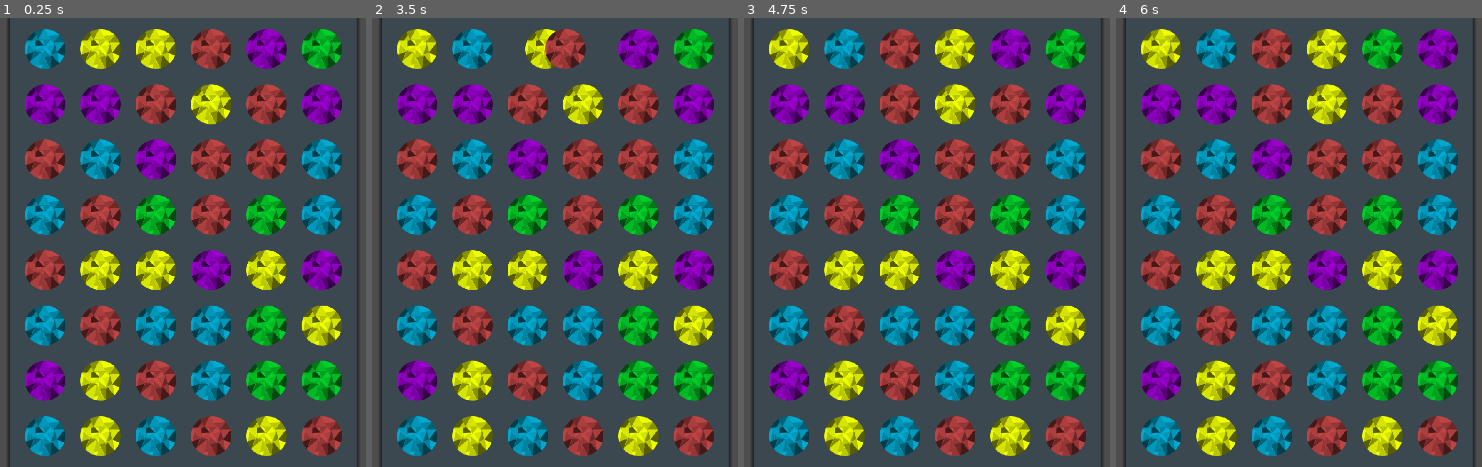
Above: before the commit, frames 1-4 (left to right).
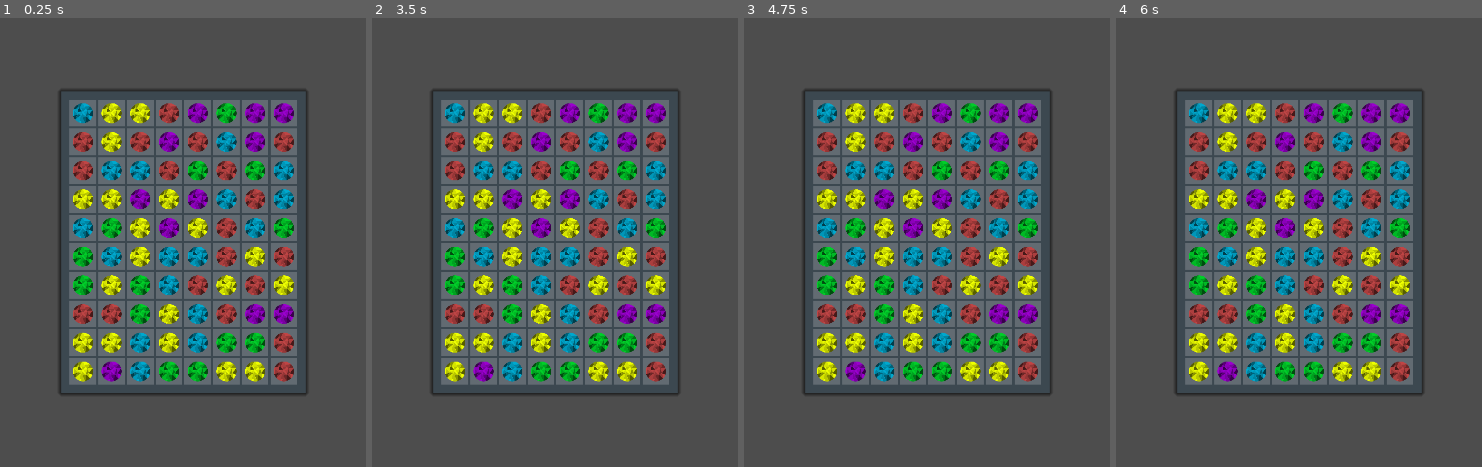
Above: after the commit, the same moments.

Repository: kuma-gee/holo-crush
Game: Godot game, scene res://src/game.tscn
The game is run twice, just before and just after one commit, with the same random seed, the same clock (stepped at 60 frames per second) and the same inputs. The engine's default icon, where the game draws it, is replaced by a stand-in: a white triangle on a blue panel in a dark square.
Inputs (mouse positions are in pixels of both pictures, inside the frame that each line leads up to):
- Up to frame 1 (0.25 s): no input
- Up to frame 2 (3.5 s): tap Enter at 0.5, 2.75 s; drag from (415, 49) to (635, 143) at 0.52 s; drag from (470, 49) to (514, 332) at 1.27 s; tap Space at 2 s; move the mouse to (529, 49) at 2.02 s; tap Alt at 2.1 s; click (529, 49) at 2.17 s; drag from (584, 49) to (outside the picture) at 2.77 s
- Up to frame 3 (4.75 s): drag from (1011, 49) to (967, 242) at 3.52 s; tap Space at 4.25 s; drag from (1066, 49) to (806, 130) at 4.27 s
- Up to frame 4 (6 s): move the mouse to (1159, 103) at 5.02 s; tap Alt at 5.1 s; click (1159, 103) at 5.17 s; tap Enter at 5.75 s; drag from (1214, 103) to (1137, 264) at 5.77 s

The runs differ from the first frame. In frame 1, 59% of the frame differs, in the area x 2-99%, y 0-100%; in frame 2, 58%; in frame 3, 59%; in frame 4, 59%.

Commit message:
scaleable pieces

Diff:
--- a/godot/project.godot
+++ b/godot/project.godot
@@ -31,8 +31,6 @@
 window/size/viewport_width=1920
 window/size/viewport_height=1080
 window/stretch/aspect="expand"
-window/size/width=1920
-window/size/height=1080
 
 [editor_plugins]
 
--- a/godot/src/game.tscn
+++ b/godot/src/game.tscn
@@ -17,7 +17,7 @@
 grow_horizontal = 2
 grow_vertical = 2
 script = ExtResource("1_vav6y")
-input_blocker = NodePath("CenterContainer/MarginContainer/MarginContainer/InputBlocker")
+input_blocker = NodePath("CenterContainer/MarginContainer/MarginContainer2/InputBlocker")
 
 [node name="CenterContainer" type="CenterContainer" parent="."]
 layout_mode = 1
@@ -31,34 +31,34 @@
 layout_mode = 2
 theme_override_styles/panel = SubResource("StyleBoxFlat_ymwg1")
 
-[node name="MarginContainer" type="MarginContainer" parent="CenterContainer/MarginContainer"]
+[node name="MarginContainer2" type="MarginContainer" parent="CenterContainer/MarginContainer"]
 layout_mode = 2
 theme_override_constants/margin_left = 20
 theme_override_constants/margin_top = 20
 theme_override_constants/margin_right = 20
 theme_override_constants/margin_bottom = 20
 
-[node name="Grid" type="GridContainer" parent="CenterContainer/MarginContainer/MarginContainer" node_paths=PackedStringArray("data", "pieces_root")]
+[node name="Data" type="Node" parent="CenterContainer/MarginContainer/MarginContainer2"]
+script = ExtResource("4_egjxx")
+width = 8
+height = 10
+debug = true
+
+[node name="Grid" type="GridContainer" parent="CenterContainer/MarginContainer/MarginContainer2" node_paths=PackedStringArray("data", "pieces_root")]
 layout_mode = 2
 theme_override_constants/h_separation = 5
 theme_override_constants/v_separation = 5
 script = ExtResource("2_gsofw")
 slot_scene = ExtResource("2_4abeq")
-data = NodePath("../../../../Data")
+data = NodePath("../Data")
 pieces = Array[int]([0, 1, 2, 3, 4])
 pieces_root = NodePath("../../../../Field")
 
-[node name="InputBlocker" type="Control" parent="CenterContainer/MarginContainer/MarginContainer"]
+[node name="InputBlocker" type="Control" parent="CenterContainer/MarginContainer/MarginContainer2"]
 layout_mode = 2
-
-[node name="Data" type="Node" parent="."]
-script = ExtResource("4_egjxx")
-width = 6
-height = 8
-debug = true
 
 [node name="Field" type="Node2D" parent="."]
 y_sort_enabled = true
 
-[connection signal="processing" from="CenterContainer/MarginContainer/MarginContainer/Grid" to="." method="_on_grid_processing"]
-[connection signal="processing_finished" from="CenterContainer/MarginContainer/MarginContainer/Grid" to="." method="_on_grid_processing_finished"]
+[connection signal="processing" from="CenterContainer/MarginContainer/MarginContainer2/Grid" to="." method="_on_grid_processing"]
+[connection signal="processing_finished" from="CenterContainer/MarginContainer/MarginContainer2/Grid" to="." method="_on_grid_processing_finished"]
--- a/godot/src/grid/slot.gd
+++ b/godot/src/grid/slot.gd
@@ -13,6 +13,8 @@
 
 var piece: Piece
 var pos: Vector2i
+
+const piece_size = Vector2(128, 128)
 
 func invalid_swap(dir: Vector2i):
 	if piece:
@@ -77,19 +79,23 @@
 func capture():
 	if piece:
 		piece.global_position = get_pos()
+		var actual_size = min(size.x, size.y)
+		piece.scale = Vector2(actual_size, actual_size) / piece_size
+
 
 func fill_drop():
 	if piece == null:
 		return
 
-	piece.global_position = get_pos() + Vector2.UP * (abs(pos.y) + 1) * custom_minimum_size
+	capture()
+	piece.global_position = get_pos() + Vector2.UP * (abs(pos.y) + 1) * size
 	piece.move(get_pos())
 
 	await piece.move_done
 	fill_done.emit()
 
 func get_pos():
-	return global_position + custom_minimum_size / 2
+	return global_position + size / 2
 
 func matched():
 	if piece:
--- a/godot/src/grid/slot.tscn
+++ b/godot/src/grid/slot.tscn
@@ -4,15 +4,16 @@
 [ext_resource type="Script" path="res://src/grid/SwipeControl.gd" id="2_arkt7"]
 
 [node name="Slot" type="Control"]
-custom_minimum_size = Vector2(128, 128)
+custom_minimum_size = Vector2(64, 64)
 layout_mode = 3
 anchors_preset = 0
 offset_right = 40.0
 offset_bottom = 40.0
+size_flags_horizontal = 3
+size_flags_vertical = 3
 script = ExtResource("1_ysysd")
 
 [node name="ColorRect" type="ColorRect" parent="."]
-visible = false
 layout_mode = 1
 anchors_preset = 15
 anchor_right = 1.0
